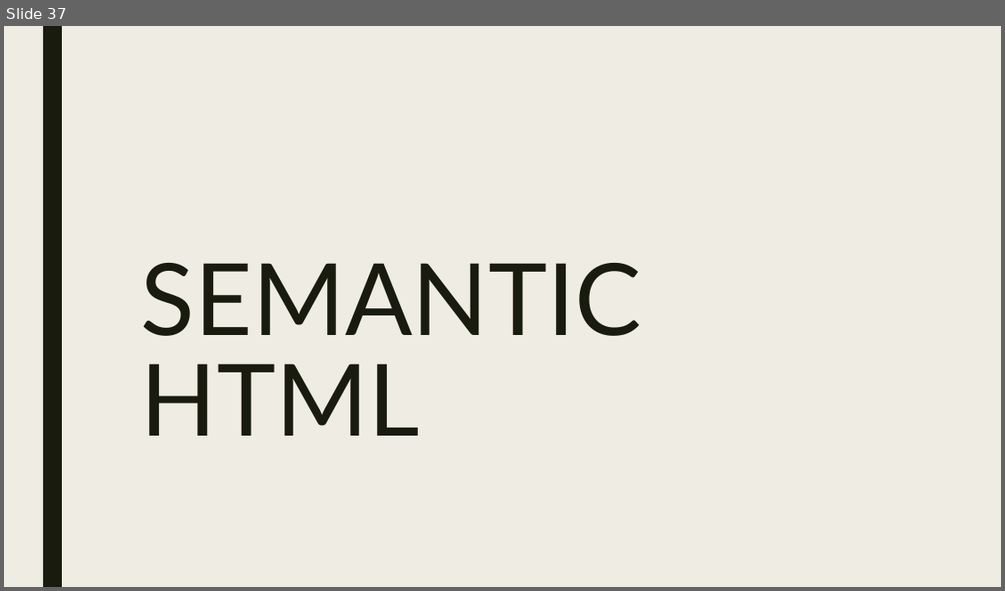
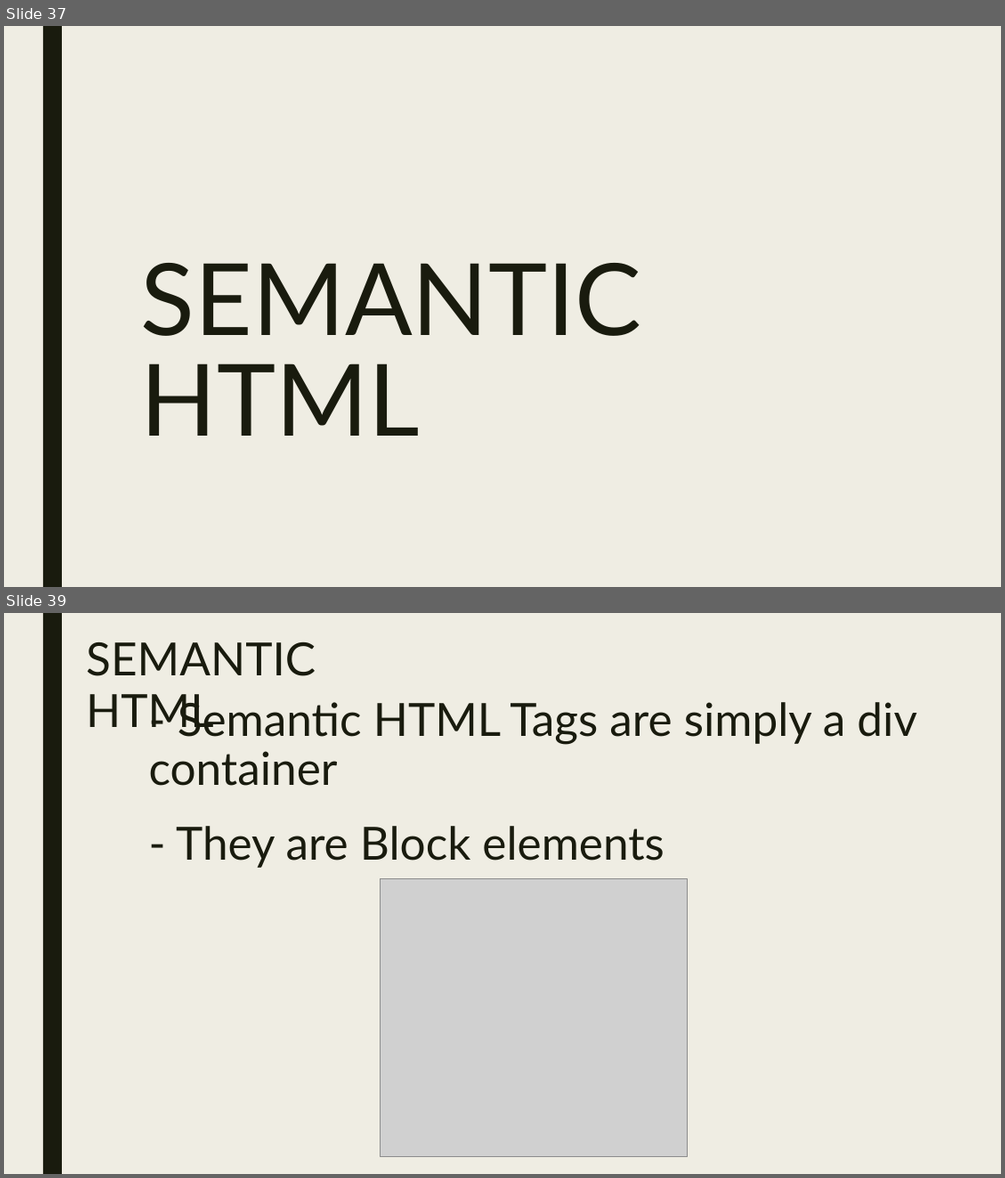
Before and after one commit to lexus654/basic_HTML-CSS_tutorial, a slide deck: HTML BASICS.pptx. Shown one above the other, each under a label of ours: slide 37 before the commit, slides 37 and 39 after it; the slides between them are not shown. The pictures are 1005x591 and 1005x1178 pixels, drawn with LibreOffice and Linux fonts; fonts in the diff are those of the drawing; grey boxes stand for pictures. Boxes give left, top, right and bottom in pixels: in the first picture for what was removed or moved away, otherwise in the second. Text is boxed around its words. In the diff, an @@ line names an element or a change of style, - is before the commit and + after.

Commit message:
Sematntic tags

```diff
--- a/HTML BASICS.pptx
+++ b/HTML BASICS.pptx
@@ slide 39 added at <box>4,613,1001,1174</box>, background #EFEDE3; not listed: 1 template element that a slide beside it also shows @@
@@ text added at <box>86,642,316,736</box>, 44 pt, text #191B0E @@
+SEMANTIC HTML
@@ title added at <box>149,697,917,786</box>, 44 pt, text #191B0E @@
+- Semantic HTML Tags are simply a div container
@@ text added at <box>176,826,663,868</box>, 44 pt, text #191B0E @@
+- They are Block elements
@@ picture added at <box>380,878,687,1156</box> @@
```
Also in this commit, not shown: 3 other slides added, 2 other files.
